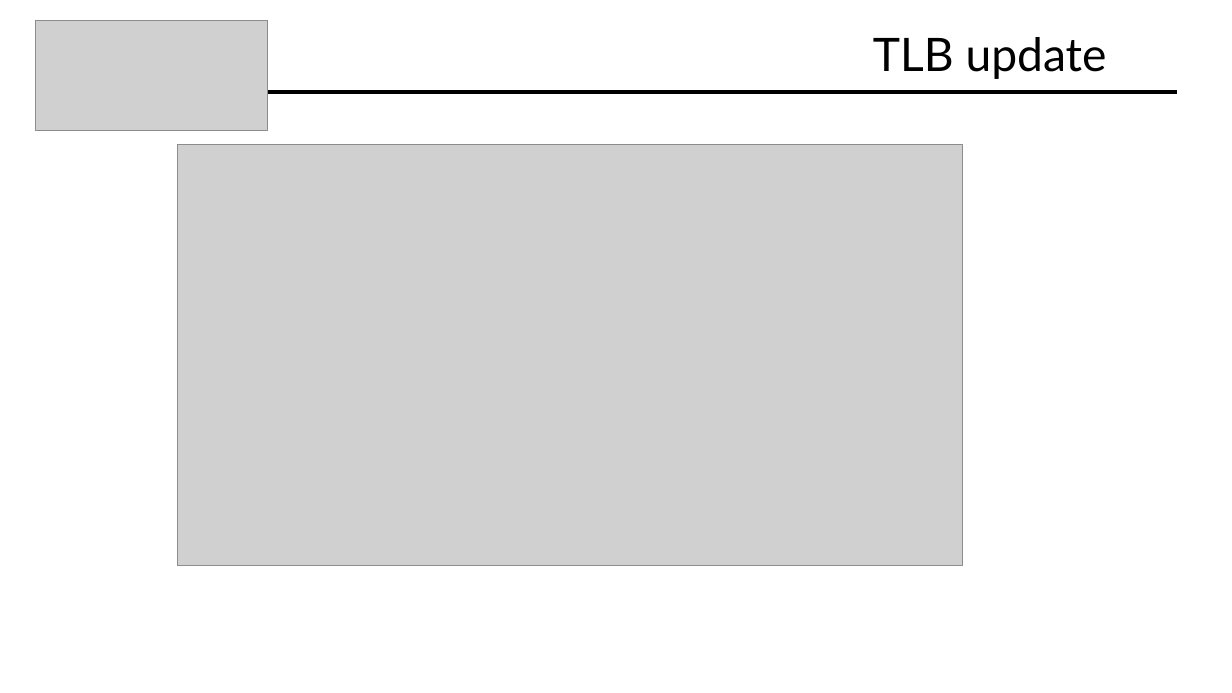
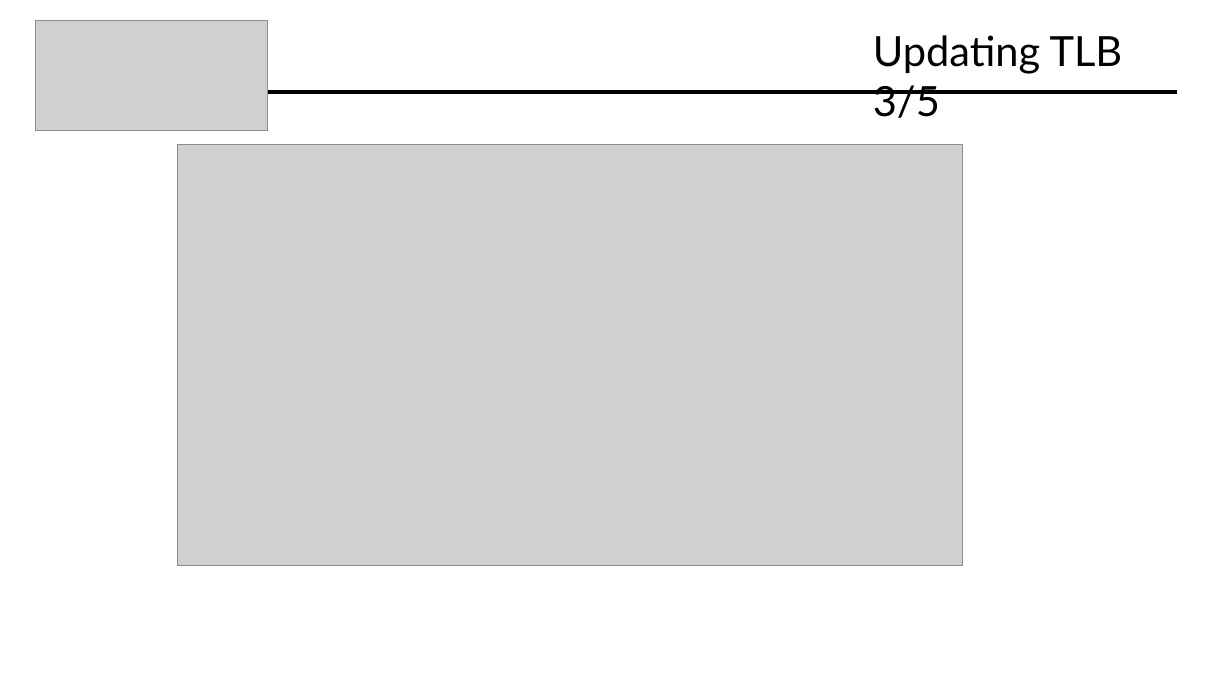
Before and after one commit to Davide619/OS161, a slide deck: slide 32 of Presentazione Progetto OS161.pptx (slide 30 before the commit). Drawn at 1232x693 pixels with LibreOffice and Linux fonts; fonts in the diff are those of the drawing; grey boxes stand for pictures. Boxes give left, top, right and bottom in pixels: in the first picture for what was removed or moved away, otherwise in the second. Text is boxed around its words. In the diff, an @@ line names an element or a change of style, - is before the commit and + after.

```diff
--- a/Presentazione Progetto OS161.pptx
+++ b/Presentazione Progetto OS161.pptx
@@ title at [873,35,1123,118]: text changed; size 36 to 32.4 pt @@
-TLB update
+Updating TLB 3/5
```
Also in this commit, not shown: 22 other slides changed, 3 slides added, 1 slide removed.
